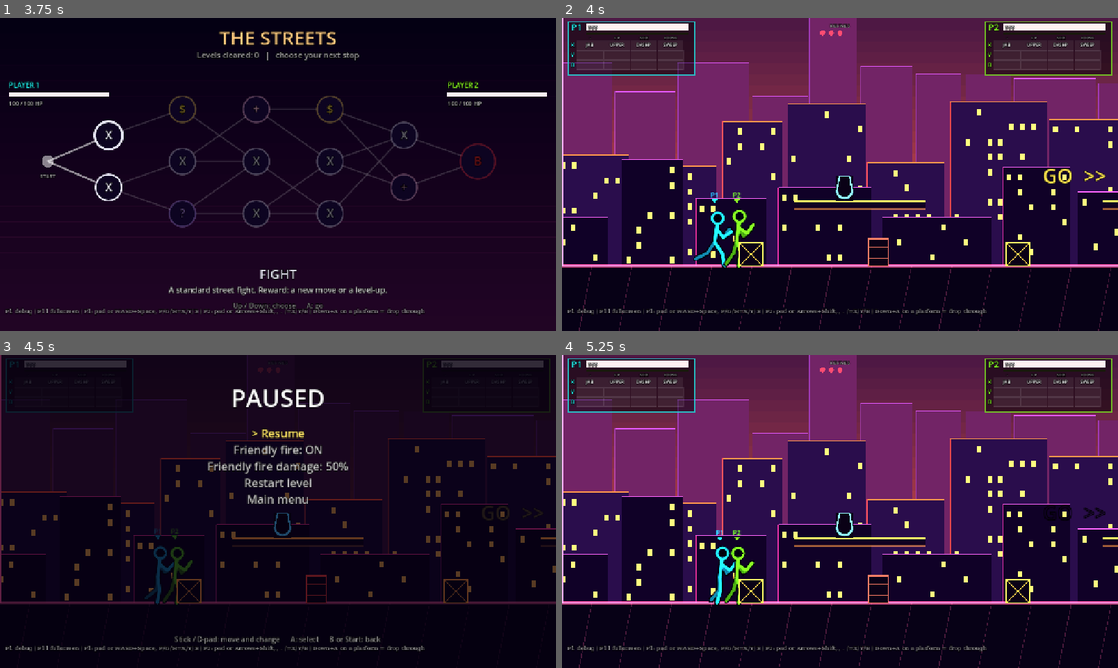
Above: before the commit, frames 1-4 (two rows, left to right).
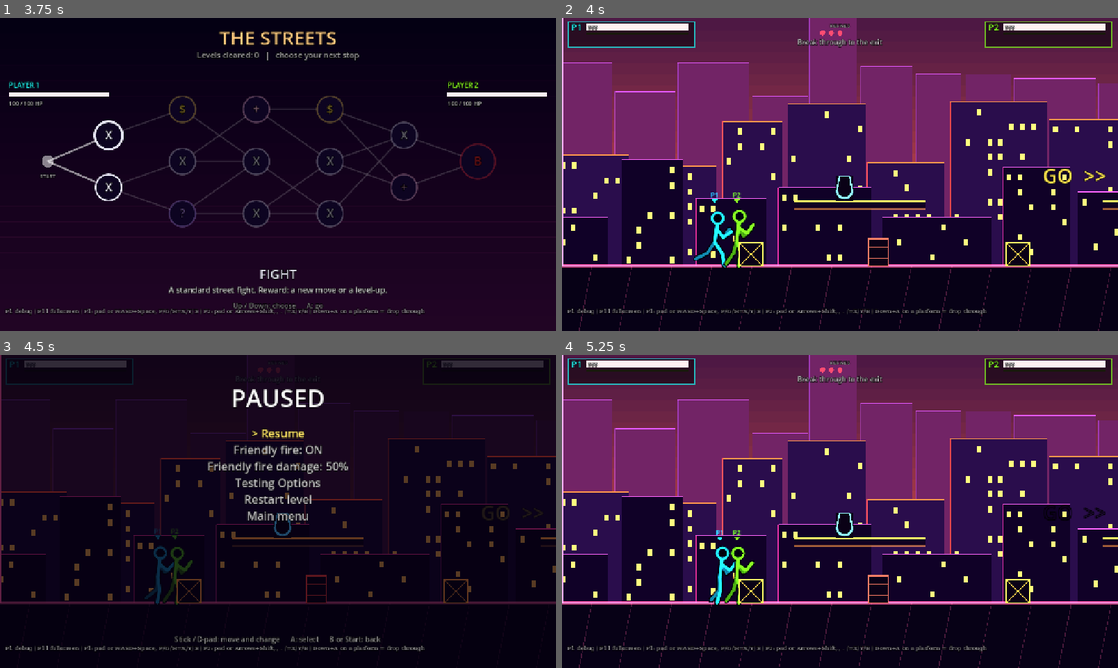
Above: after the commit, the same moments.

Repository: LaMaSi/Multiplayer-fighting-roguelike
Game: Godot game, scene res://scenes/main_menu.tscn
The game is run twice, just before and just after one commit, with the same random seed, the same clock (stepped at 60 frames per second) and the same inputs.
Inputs (mouse positions are in pixels of both pictures, inside the frame that each line leads up to):
- Up to frame 1 (3.75 s): tap Enter at 0.5 s; move the mouse to (400, 158) at 0.52 s; hold D 0.53-1.25 s; tap E at 0.6, 2.3 s; click (400, 158) at 0.67 s; tap Space at 0.77 s; drag from (166, 190) to (250, 237) at 1.27 s; move the mouse to (333, 105) at 2.02 s; hold A 2.03-2.75 s; tap G at 2.1 s; drag from (250, 237) to (111, 127) at 2.77 s; move the mouse to (444, 221) at 3.52 s; hold D from 3.53 s (still down); tap C at 3.6 s
- Up to frame 2 (4 s): keep holding D; tap Space at 3.77 s; tap E at 3.8 s
- Up to frame 3 (4.5 s): tap Escape at 4.15 s; release D at 4.25 s; drag from (111, 464) to (194, 433) at 4.27 s
- Up to frame 4 (5.25 s): tap Space at 5 s; move the mouse to (867, 511) at 5.02 s; hold D from 5.03 s (still down); tap Q at 5.1 s; click (867, 511) at 5.17 s

Frame 1 is identical in both runs. In frame 2, 4.2% of the frame differs, in the area x 1-99%, y 5-19%; in frame 3, 1.2%; in frame 4, 4.2%.

Commit message:
Phase A.7: compact HUD (HP, style meter, combo, objective), move list toggle off by default, Testing Options page with Move Lab
Co-Authored-By: Claude Sonnet 5.5 <noreply@anthropic.com>

Diff:
--- a/scripts/levels/level_base.gd
+++ b/scripts/levels/level_base.gd
@@ -26,6 +26,7 @@
 var fighters: Array[Fighter] = []
 var cam: CameraRig
 var hud: Hud
+var objective := ""  ## one-line goal for the HUD (set by the level before _ready finishes)
 var menu: PauseMenu
 
 var _enc_idx := 0
@@ -57,6 +58,7 @@
 	_spawn_props()
 	hud = Hud.new()
 	hud.level = self
+	hud.objective = objective
 	add_child(hud)
 	menu = PauseMenu.new()
 	menu.level = self
--- a/scripts/levels/streets_level.gd
+++ b/scripts/levels/streets_level.gd
@@ -21,6 +21,7 @@
 
 
 func _full() -> void:
+	objective = "Clear the street and take down the boss"
 	level_w = 6800.0
 	platforms = [
 		Rect2(500, 470, 280, PLAT_H), Rect2(1000, 380, 240, PLAT_H),
@@ -54,6 +55,8 @@
 	enemy_dmg_mult = 1.0 + 0.06 * depth
 	if t != "boss":
 		exit_x = level_w - 260.0
+	objective = {"fight": "Break through to the exit", "elite": "Defeat the elite guard, then reach the exit",
+		"treasure": "Smash the loot, then reach the exit", "boss": "Take down the boss"}.get(t, "Reach the exit")
 
 	# platforms
 	var n_plat := int(level_w / 720.0)
--- a/scripts/ui/hud.gd
+++ b/scripts/ui/hud.gd
@@ -11,7 +11,11 @@
 			hud.paint(self)
 
 
+## Permanent move list under each health bar. Off by default; toggled in Testing Options.
+static var show_moves := false
+
 var level: LevelBase
+var objective := ""  ## one-line goal shown under the revive hearts
 
 var _canvas: Canvas
 var _trail: Array[float] = [100.0, 100.0]
@@ -103,6 +107,8 @@
 	for h in 3:
 		var col := Color(1.0, 0.3, 0.45) if h < Coop.revives_left else Color(0.25, 0.25, 0.3)
 		c.draw_circle(Vector2(600 + h * 20, 34), 6.0, col)
+	if objective != "":
+		_text(c, Vector2(240, 62), objective, 16, Color(1, 1, 1, 0.75), 800.0, HORIZONTAL_ALIGNMENT_CENTER)
 	# boss bar
 	for b in get_tree().get_nodes_in_group("boss"):
 		if b is Enemy and is_instance_valid(b):
@@ -130,8 +136,9 @@
 	var w := 292.0
 	var x0 := 14.0 if i == 0 else 1280.0 - 14.0 - w
 	var col := _c(f.figure.color)
-	c.draw_rect(Rect2(x0, 8, w, 124), Color(0, 0, 0, 0.5))
-	c.draw_rect(Rect2(x0, 8, w, 124), Color(col.r, col.g, col.b, 0.7), false, 2.0)
+	var panel_h := 124.0 if show_moves else 60.0
+	c.draw_rect(Rect2(x0, 8, w, panel_h), Color(0, 0, 0, 0.5))
+	c.draw_rect(Rect2(x0, 8, w, panel_h), Color(col.r, col.g, col.b, 0.7), false, 2.0)
 	_text(c, Vector2(x0 + 8, 28), "P%d" % (i + 1), 20, col)
 	# hp
 	var bar := Rect2(x0 + 42, 14, 236, 14)
@@ -148,12 +155,15 @@
 	c.draw_line(m.position + Vector2(m.size.x * 0.5, -1), m.position + Vector2(m.size.x * 0.5, 8), Color(1, 1, 1, 0.6), 1.0)
 	# buffs
 	var bx := x0 + 8.0
+	var by := 128.0 if show_moves else 56.0
 	for b in f.buffs:
-		_text(c, Vector2(bx, 128), String(b).to_upper(), 10, Color(1, 0.9, 0.5))
+		_text(c, Vector2(bx, by), String(b).to_upper(), 10, Color(1, 0.9, 0.5))
 		bx += 46.0
 	if f.shield_hits > 0:
-		_text(c, Vector2(bx, 128), "SHIELD %d" % f.shield_hits, 10, Color(0.6, 0.9, 1.0))
-	# loadout grid
+		_text(c, Vector2(bx, by), "SHIELD %d" % f.shield_hits, 10, Color(0.6, 0.9, 1.0))
+	if not show_moves:
+		return
+	# loadout grid (Testing Options toggle)
 	var gx := x0 + 20.0
 	var gy := 52.0
 	var heads := ["-", "UP", "SIDE", "DOWN"]
--- a/scripts/ui/pause_menu.gd
+++ b/scripts/ui/pause_menu.gd
@@ -41,7 +41,7 @@
 func _unhandled_input(event: InputEvent) -> void:
 	if event is InputEventKey and event.pressed and not event.echo and event.physical_keycode == KEY_ESCAPE:
 		if open and _page != "main":
-			_page = "main"
+			_page = "testing" if _page == "lab" else "main"
 			_sel = 0
 		else:
 			_toggle()
@@ -58,16 +58,20 @@
 
 
 func _items() -> Array:
-	var out: Array = [["resume", "Resume"],
+	if _page == "testing":
+		var t: Array = [["moves", "Show move list on HUD: %s" % ("ON" if Hud.show_moves else "OFF")],
+			["impact", "Hit explosion size: %d%%" % int(Fx.impact_scale * 100.0)]]
+		if not RunState.active:
+			t.append_array([["lo0", "Move Lab - Player 1"], ["lo1", "Move Lab - Player 2"]])
+		if level is TrainingLevel:
+			t.append_array([["spawn_kind", "Enemy to spawn: %s   (A: spawn)" % SPAWNABLE[_spawn_idx]], ["crate", "Spawn a crate"], ["heal", "Heal both players"]])
+		t.append(["back", "Back"])
+		return t
+	return [["resume", "Resume"],
 		["ff", "Friendly fire: %s" % ("ON" if Coop.friendly_fire else "OFF")],
 		["ffscale", "Friendly fire damage: %d%%" % int(Coop.ff_scale * 100.0)],
-		]
-	if not RunState.active:
-		out.append_array([["lo0", "Move Lab - Player 1"], ["lo1", "Move Lab - Player 2"]])
-	if level is TrainingLevel:
-		out.append_array([["spawn_kind", "Enemy to spawn: %s   (A: spawn)" % SPAWNABLE[_spawn_idx]], ["crate", "Spawn a crate"], ["heal", "Heal both players"]])
-	out.append_array([["restart", "Restart level"], ["menu", "Main menu"]])
-	return out
+		["testing", "Testing Options"],
+		["restart", "Restart level"], ["menu", "Main menu"]]
 
 
 func _process(_delta: float) -> void:
@@ -84,7 +88,7 @@
 				_activate()
 			elif p.pressed(PlayerInput.Btn.B):
 				if _page != "main":
-					_page = "main"
+					_page = "testing" if _page == "lab" else "main"
 					_sel = 0
 					Sfx.play("ui", 0.8)
 				else:
@@ -93,7 +97,7 @@
 
 
 func _count() -> int:
-	return _items().size() if _page == "main" else PlayerSlots.size() + 1
+	return PlayerSlots.size() + 1 if _page == "lab" else _items().size()
 
 
 func _nav(d: Vector2i) -> void:
@@ -105,9 +109,11 @@
 
 
 func _side(dx: int) -> void:
-	if _page == "main":
+	if _page != "lab":
 		var id: String = _items()[_sel][0]
 		match id:
+			"moves": Hud.show_moves = not Hud.show_moves
+			"impact": Fx.impact_scale = clampf(snappedf(Fx.impact_scale + 0.25 * dx, 0.25), 0.0, 3.0)
 			"ff": Coop.friendly_fire = not Coop.friendly_fire
 			"ffscale":
 				var opts := [0.25, 0.5, 0.75, 1.0]
@@ -125,11 +131,17 @@
 
 
 func _activate() -> void:
-	if _page == "main":
+	if _page != "lab":
 		var id: String = _items()[_sel][0]
 		match id:
 			"resume": _toggle()
-			"ff", "ffscale": _side(1)
+			"ff", "ffscale", "moves", "impact": _side(1)
+			"testing":
+				_page = "testing"
+				_sel = 0
+			"back":
+				_page = "main"
+				_sel = 0
 			"lo0", "lo1":
 				_lo_player = int(id.substr(2))
 				_page = "lab"
@@ -151,7 +163,7 @@
 			"restart": level.restart()
 			"menu": level.to_menu()
 	elif _sel == PlayerSlots.size():
-		_page = "main"
+		_page = "testing"
 		_sel = 0
 
 
@@ -166,8 +178,8 @@
 
 func paint(c: Control) -> void:
 	c.draw_rect(Rect2(0, 0, 1280, 720), Color(0.02, 0.0, 0.06, 0.82))
-	if _page == "main":
-		_text(c, Vector2(240, 120), "PAUSED", 56, Color(1, 1, 1), 800.0, HORIZONTAL_ALIGNMENT_CENTER)
+	if _page != "lab":
+		_text(c, Vector2(240, 120), "PAUSED" if _page == "main" else "TESTING OPTIONS", 56 if _page == "main" else 44, Color(1, 1, 1), 800.0, HORIZONTAL_ALIGNMENT_CENTER)
 		var items := _items()
 		for i in items.size():
 			var sel := i == _sel
